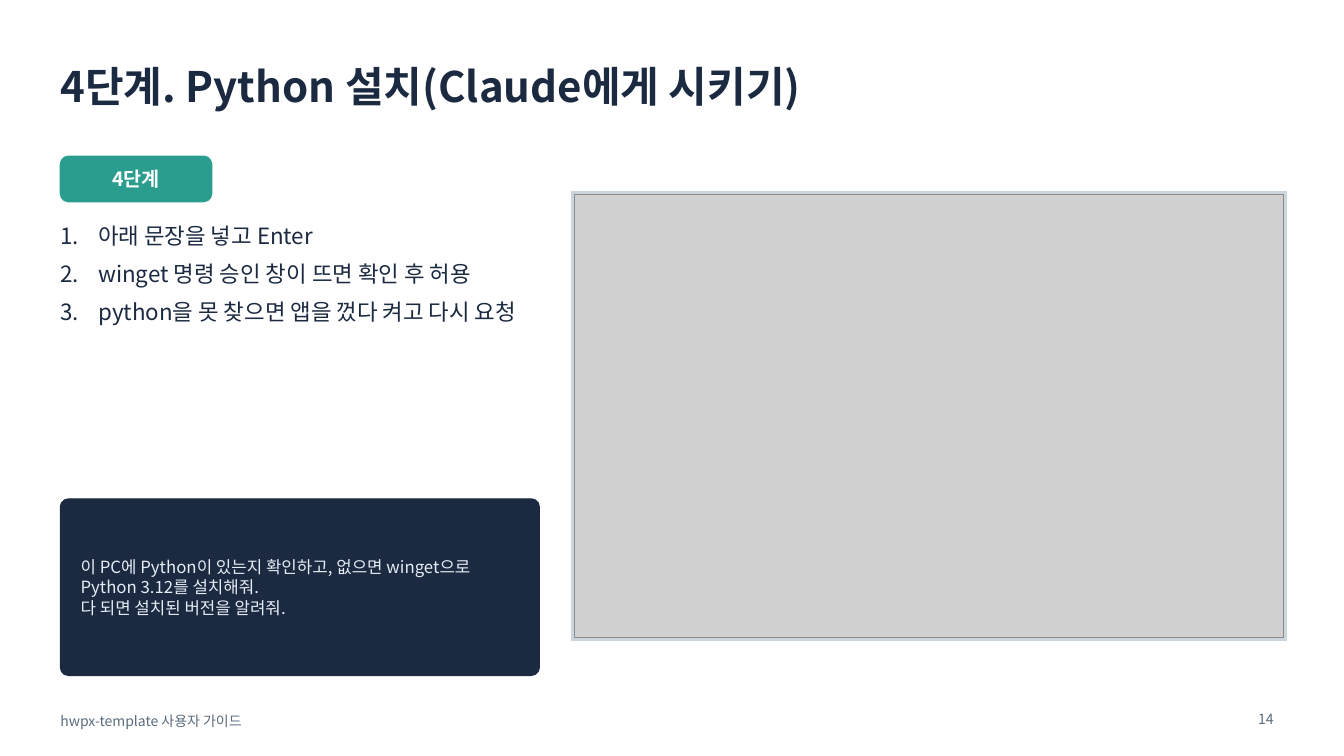
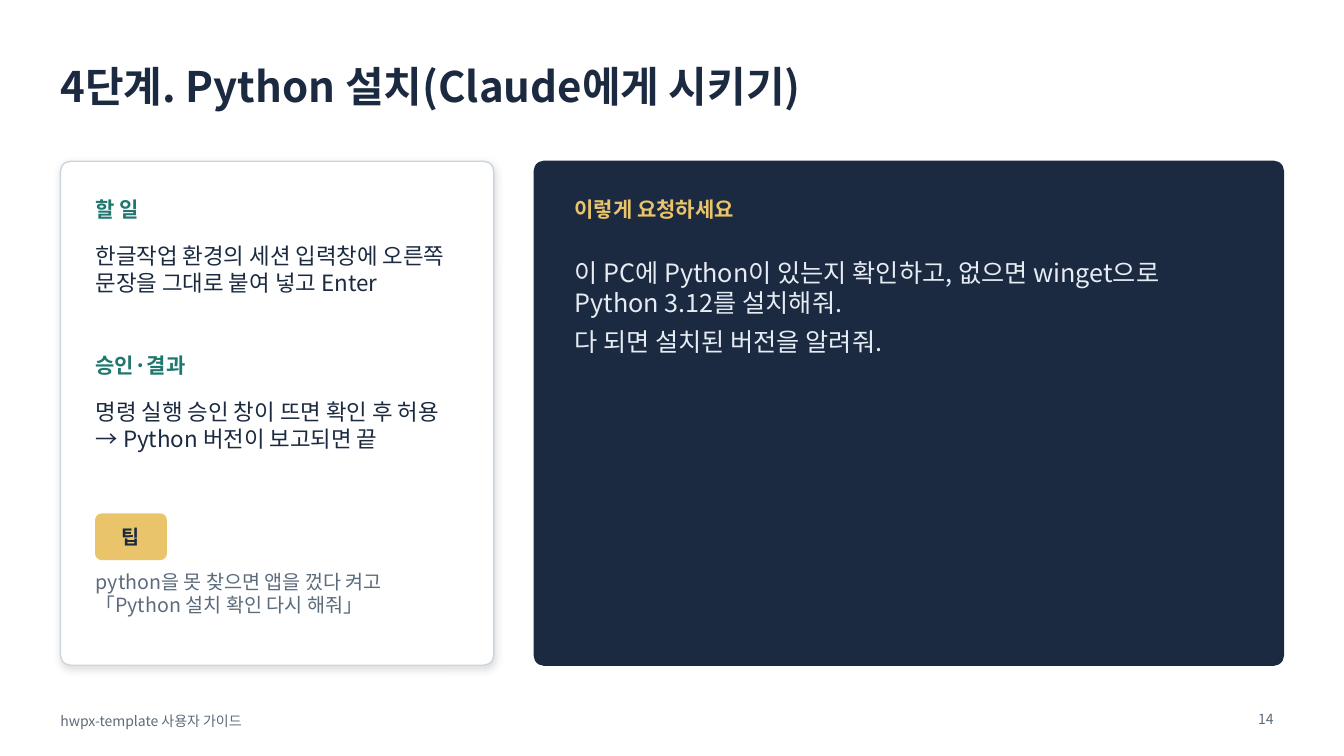
Before and after one commit to emilyJ7/hwpx-template-public, a slide deck: slide 14 of docs/사용자가이드.pptx. Drawn at 1344x756 pixels with LibreOffice and Linux fonts; fonts in the diff are those of the drawing; grey boxes stand for pictures. Boxes give left, top, right and bottom in pixels: in the first picture for what was removed or moved away, otherwise in the second. Text is boxed around its words. In the diff, an @@ line names an element or a change of style, - is before the commit and + after.

```diff
--- a/docs/사용자가이드.pptx
+++ b/docs/사용자가이드.pptx
@@ rounded rectangle: place and size @@
-rounded rectangle at (60, 156, 212, 202)
+rounded rectangle at (60, 161, 494, 665)
@@ rounded rectangle at (60, 161, 494, 665): fill #2A9D8F to #FFFFFF; outline #2A9D8F 1 pt to #CBD5DE 1 pt; shadow on; proportions changed @@
@@ text removed at (112, 169, 160, 188) @@
-4단계
@@ rounded rectangle added at (534, 161, 1284, 665), fill #1B2A41, outline #1B2A41 1 pt @@
@@ text added at (96, 199, 139, 219), 15 pt, text #1F776D, bold @@
+할 일
@@ rectangle removed at (572, 192, 1287, 641) @@
@@ picture removed at (575, 195, 1284, 638) @@
@@ text added at (575, 199, 734, 219), 15 pt, text #E9C46A, bold @@
+이렇게 요청하세요
@@ text at (96, 245, 445, 293): text changed @@
-1. 아래 문장을 넣고 Enter
-2. winget 명령 승인 창이 뜨면 확인 후 허용
-3. python을 못 찾으면 앱을 껐다 켜고 다시 요청
+한글작업 환경의 세션 입력창에 오른쪽 문장을 그대로 붙여 넣고 Enter
@@ text "이 PC에 Python이 있는지 확인하고, ...": place and size @@
-text "이 PC에 Python이 있는지 확인하고, ..." at (81, 559, 470, 616)
+text "이 PC에 Python이 있는지 확인하고, ..." at (575, 261, 1159, 353)
@@ text "이 PC에 Python이 있는지 확인하고, ..." at (575, 261, 1159, 353): size 12 to 18 pt; more space between paragraphs; vertical alignment middle to top @@
@@ text added at (96, 355, 186, 375), 15 pt, text #1F776D, bold @@
+승인·결과
@@ text added at (96, 401, 439, 452), 16 pt, text #1B2A41 @@
+명령 실행 승인 창이 뜨면 확인 후 허용 → Python 버전이 보고되면 끝
@@ rounded rectangle removed at (60, 499, 539, 676) @@
@@ rounded rectangle added at (96, 514, 166, 560), fill #E9C46A, outline #E9C46A 1 pt @@
@@ text added at (122, 527, 140, 546), 14 pt, text #1B2A41, bold @@
+팁
@@ text added at (96, 572, 382, 617), 14 pt, text #5B6B7C @@
+python을 못 찾으면 앱을 껐다 켜고 「Python 설치 확인 다시 해줘」
```
Also in this commit, not shown: 1 other slide changed, 7 other files.
